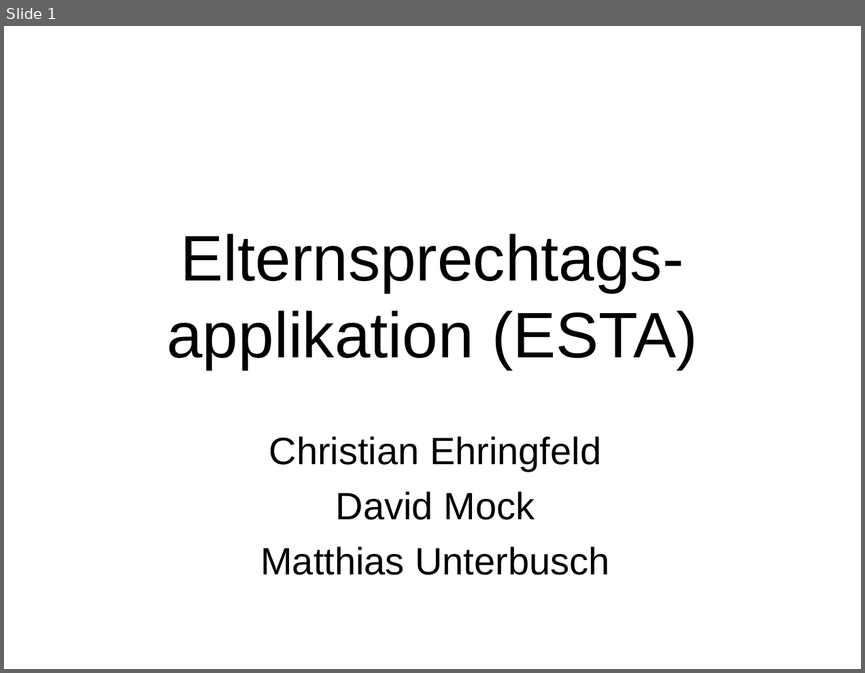
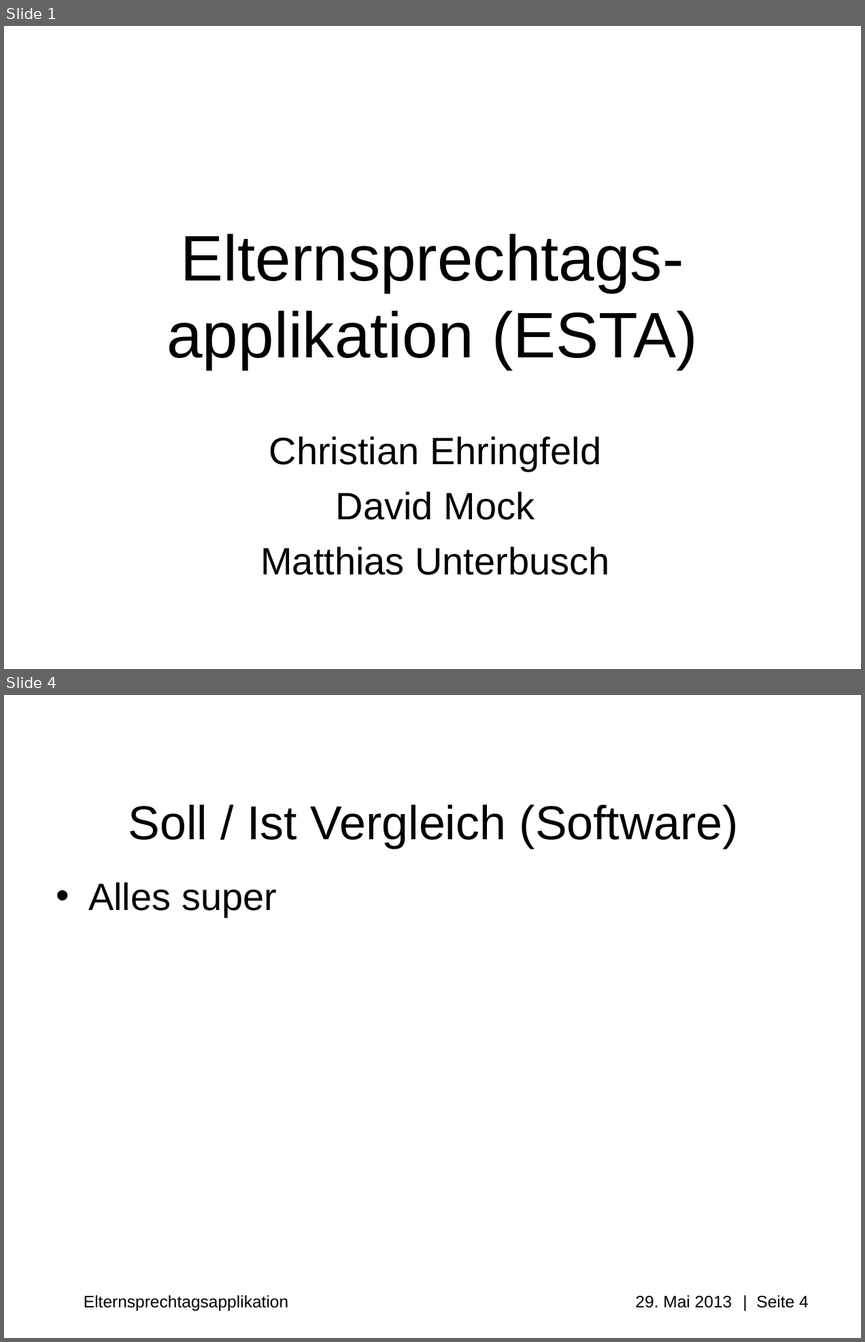
Before and after one commit to Professi/esta, a slide deck: docs/Praesentation/Elternsprechtagsapplikation(ESTA).ppt. Shown one above the other, each under a label of ours: slide 1 before the commit, slides 1 and 4 after it; the slides between them are not shown. The pictures are 865x673 and 865x1342 pixels, drawn with LibreOffice and Linux fonts; fonts in the diff are those of the drawing; background and template pictures are left out. Boxes give left, top, right and bottom in pixels: in the first picture for what was removed or moved away, otherwise in the second. Text is boxed around its words. In the diff, an @@ line names an element or a change of style, - is before the commit and + after.

```diff
--- a/docs/Praesentation/Elternsprechtagsapplikation(ESTA).ppt
+++ b/docs/Praesentation/Elternsprechtagsapplikation(ESTA).ppt
@@ slide 4 added at [4, 695, 861, 1338], background #FFFFFF @@
@@ title added at [128, 804, 738, 848], 40 pt, text #000000 @@
+Soll / Ist Vergleich (Software)
@@ text added at [88, 882, 277, 917], 32 pt, text #000000 @@
+• Alles super
@@ text added at [84, 1295, 808, 1310], 14 pt, text #000000 @@
+Elternsprechtagsapplikation 29. Mai 2013 | Seite 4
```
Also in this commit, not shown: 2 slides changed, 1 other slide added, 1 other file.
